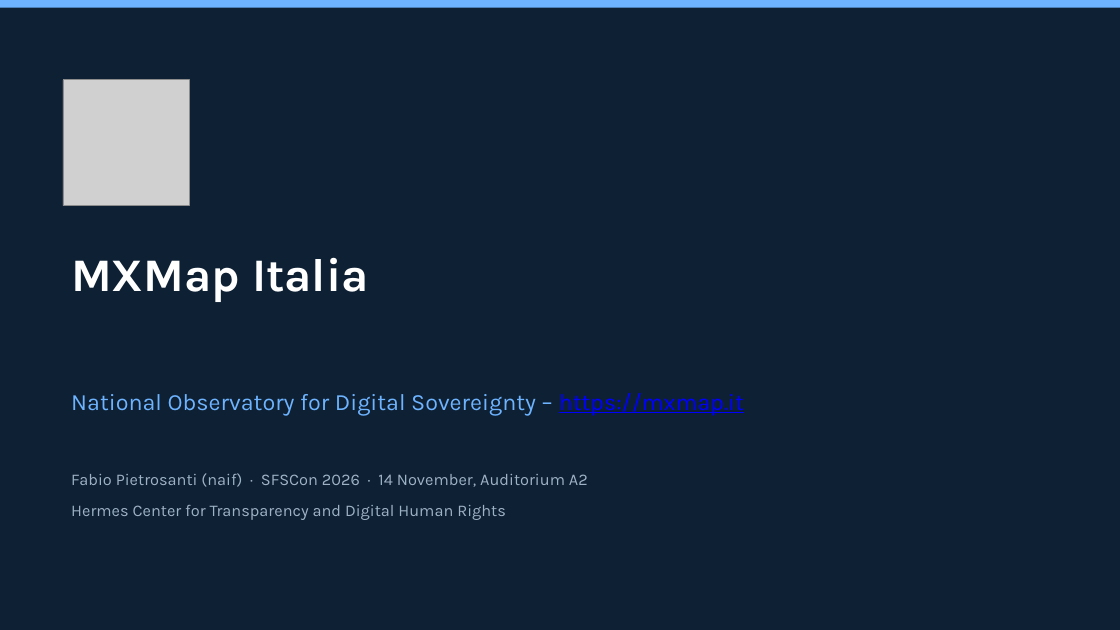
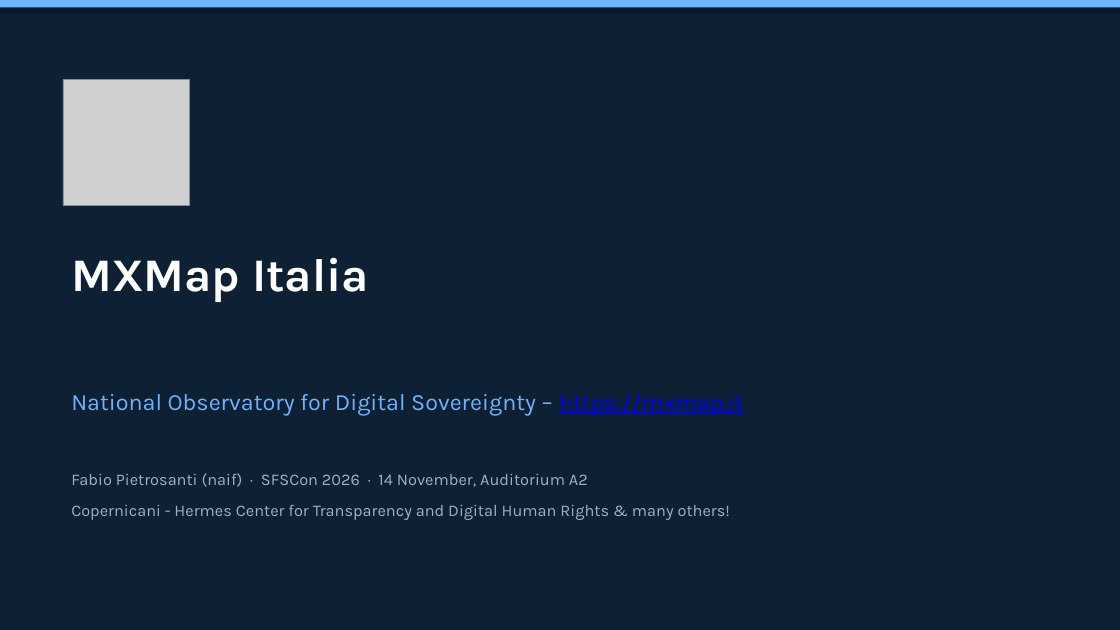
Before and after one commit to mxmap-it/osservatorio-nazionale-sovranita-digitale, a slide deck: slide 1 of static/slide/sfscon-2026-mxmap-italia.pptx. Drawn at 1120x630 pixels with LibreOffice and Linux fonts; fonts in the diff are those of the drawing; grey boxes stand for pictures. Boxes give left, top, right and bottom in pixels: in the first picture for what was removed or moved away, otherwise in the second. Text is boxed around its words. In the diff, an @@ line names an element or a change of style, - is before the commit and + after.

```diff
--- a/static/slide/sfscon-2026-mxmap-italia.pptx
+++ b/static/slide/sfscon-2026-mxmap-italia.pptx
@@ rectangle at (0,0,1120,8): shadow on @@
@@ text at (71,505,730,520): text changed @@
-Hermes Center for Transparency and Digital Human Rights
+Copernicani - Hermes Center for Transparency and Digital Human Rights & many others!
```
Also in this commit, not shown: 38 other slides changed, 3 slides added, 3 slides removed, 4 other files.
